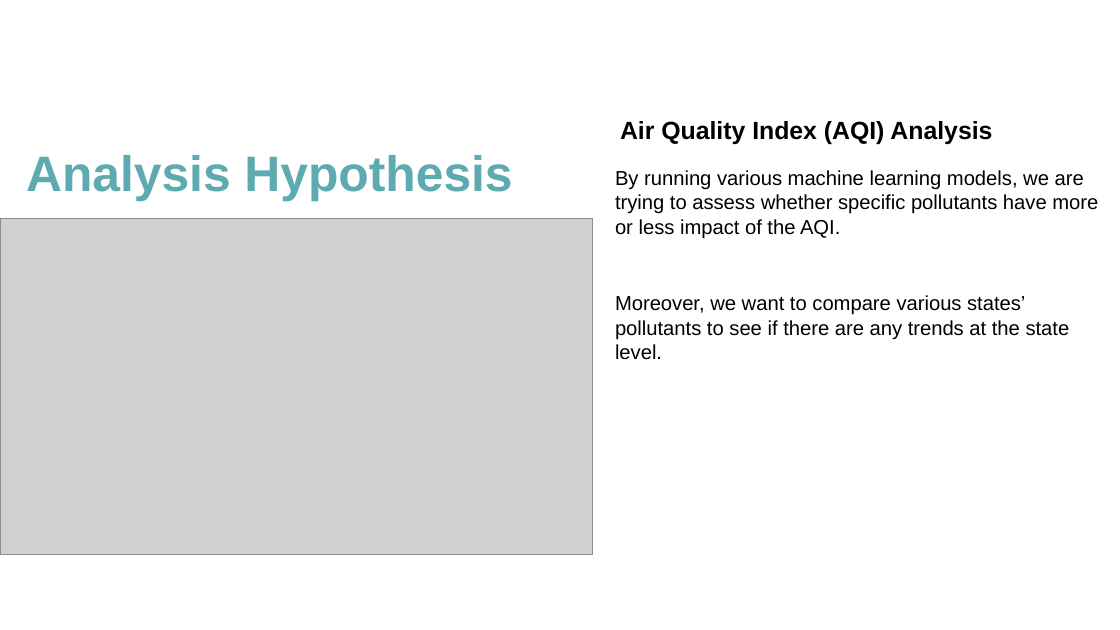
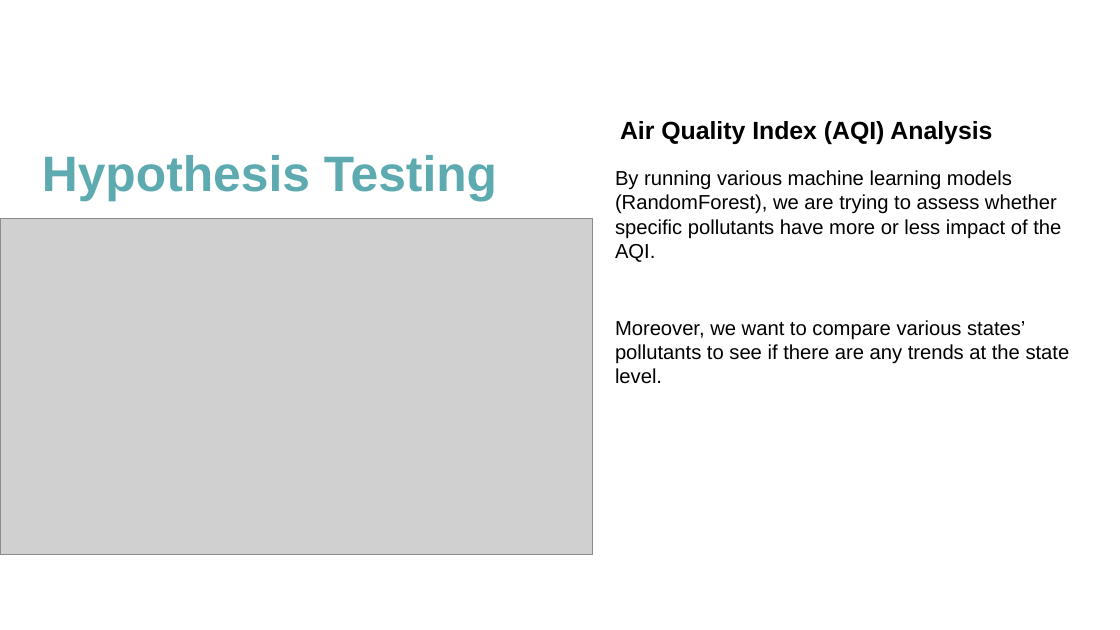
Before and after one commit to mereilly/AQI_Module_20_Final_Project, a slide deck: slide 7 of OpenWeather_AQI_Presentation_Draft.pptx. Drawn at 1120x630 pixels with LibreOffice and Linux fonts; fonts in the diff are those of the drawing; grey boxes stand for pictures. Boxes give left, top, right and bottom in pixels: in the first picture for what was removed or moved away, otherwise in the second. Text is boxed around its words. In the diff, an @@ line names an element or a change of style, - is before the commit and + after.

```diff
--- a/OpenWeather_AQI_Presentation_Draft.pptx
+++ b/OpenWeather_AQI_Presentation_Draft.pptx
@@ title at (42, 155, 497, 201): text changed @@
-Analysis Hypothesis
+Hypothesis Testing
@@ text at (615, 170, 1061, 262): text changed @@
-By running various machine learning models, we are trying to assess whether specific pollutants have more or less impact of the AQI.
+By running various machine learning models (RandomForest), we are trying to assess whether specific pollutants have more or less impact of the AQI.
```
Also in this commit, not shown: 6 other slides changed, 4 slides added, 4 other files.
